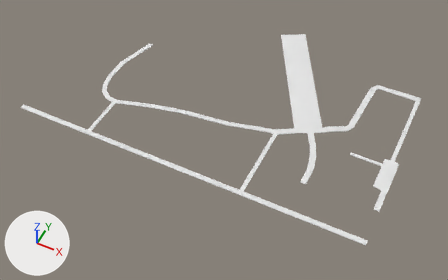
An edit to the Blender file media/models/road2.blend, drawn before and after from the same camera.
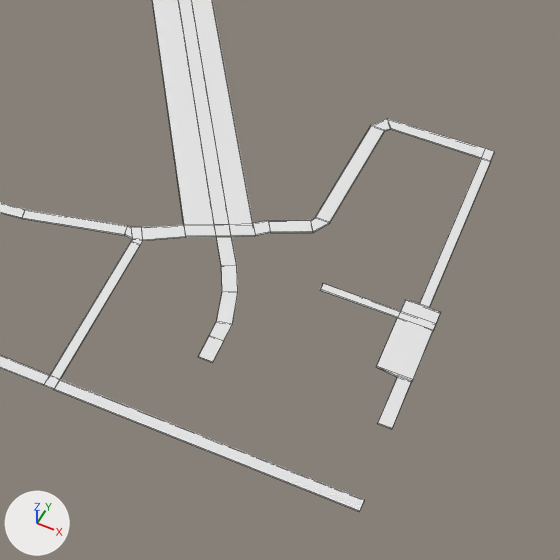
There are two pictures of each version: one whole from a 50 mm lens placed at (148.0, -479.0, 583.0), pointed at (-102.0, 23.0, -44.0), one close up on the part from 49% to 100% of the width and 13% to 95% of the height. Every picture has the same lights, and +X, +Y and +Z are marked at lower left. The close-ups show mesh edges as thin lines.
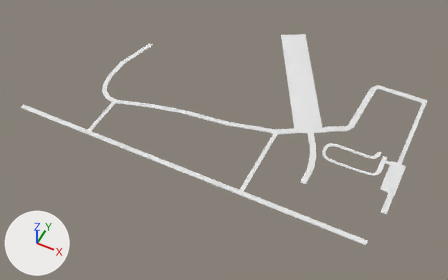
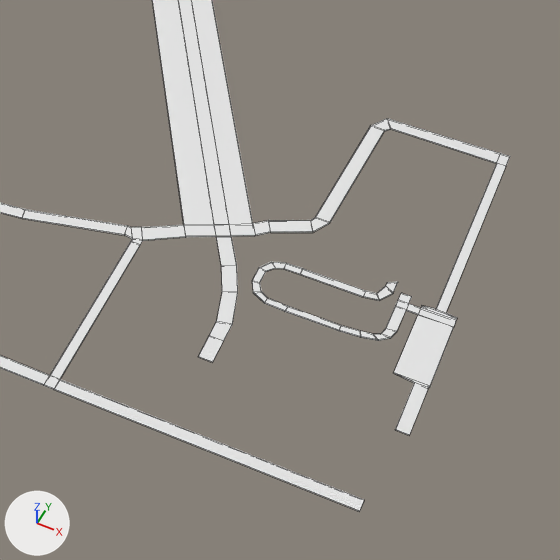
Location of each change, (x1, y1, x2, y2) in pixels of the close-ups (560 x 560 px):
'Cube', reshaped
    before: (0, 0, 495, 512)
    after: (0, 0, 510, 512)
part 1 of me_cube_001, built on
    before: (320, 118, 495, 429)
    after: (252, 118, 510, 435)

What changed in the scene script:
```text
Change me_cube_001:
    used by ob_cube; location = (0.0, 0.0, 0.0)
    remove me_cube_001.from_pydata(...)  # 194 vertices, 192 faces, 1 loose edge; spans x -350.0..123.0, y -81.0..229.0, z 0.0
    add me_cube_001.from_pydata(...)  # 274 vertices, 272 faces, 1 loose edge; spans x -350.0..132.0, y -81.0..229.0, z 0.0
    me_cube_001 part 1
    1 face is deleted
    16 vertices in x 113.0..123.0, y -31.0..172.0, z 0.0 move by (8.0, 0.0, 0.0)
    12 vertices in x 105.0..123.0, y 1.0..48.0, z 0.0 move by (9.0, 0.0, 0.0)
    4 vertices in x 105.0..123.0, y 39.0, z 0.0 move by (9.0, 7.0, 0.0)
    4 vertices in x 105.0..123.0, y 35.0, z 0.0 move by (9.0, 6.0, 0.0)
    4 vertices move from x 65.0, y 35.0..39.0, z 0.0 to x 107.0, y 41.0..46.0, z 0.0
    70 vertices are added at x 32.0..107.0, y 14.0..57.0, z 0.0
    10 new vertices lie (0.0, 4.0, 0.0) away from vertices in x 43.0..86.0, y 14.0..40.0, z 0.0
    81 new faces join them
```
